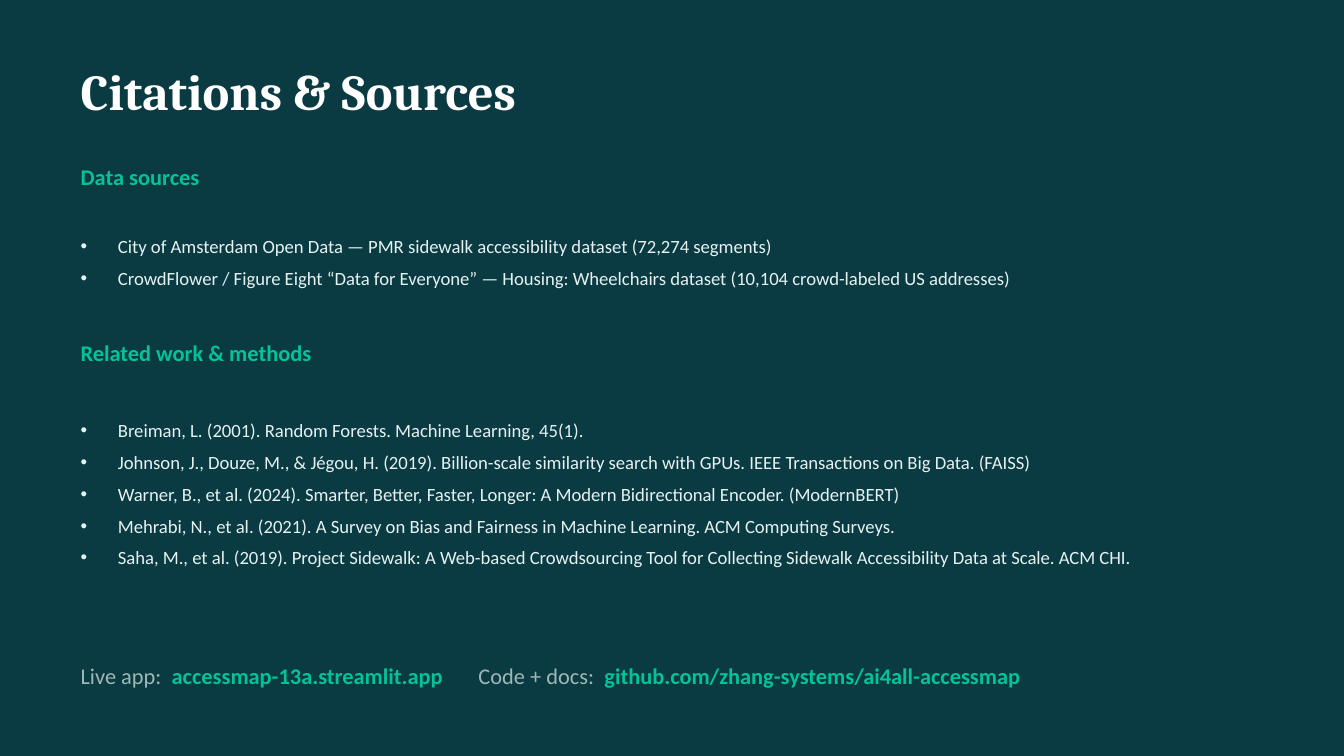
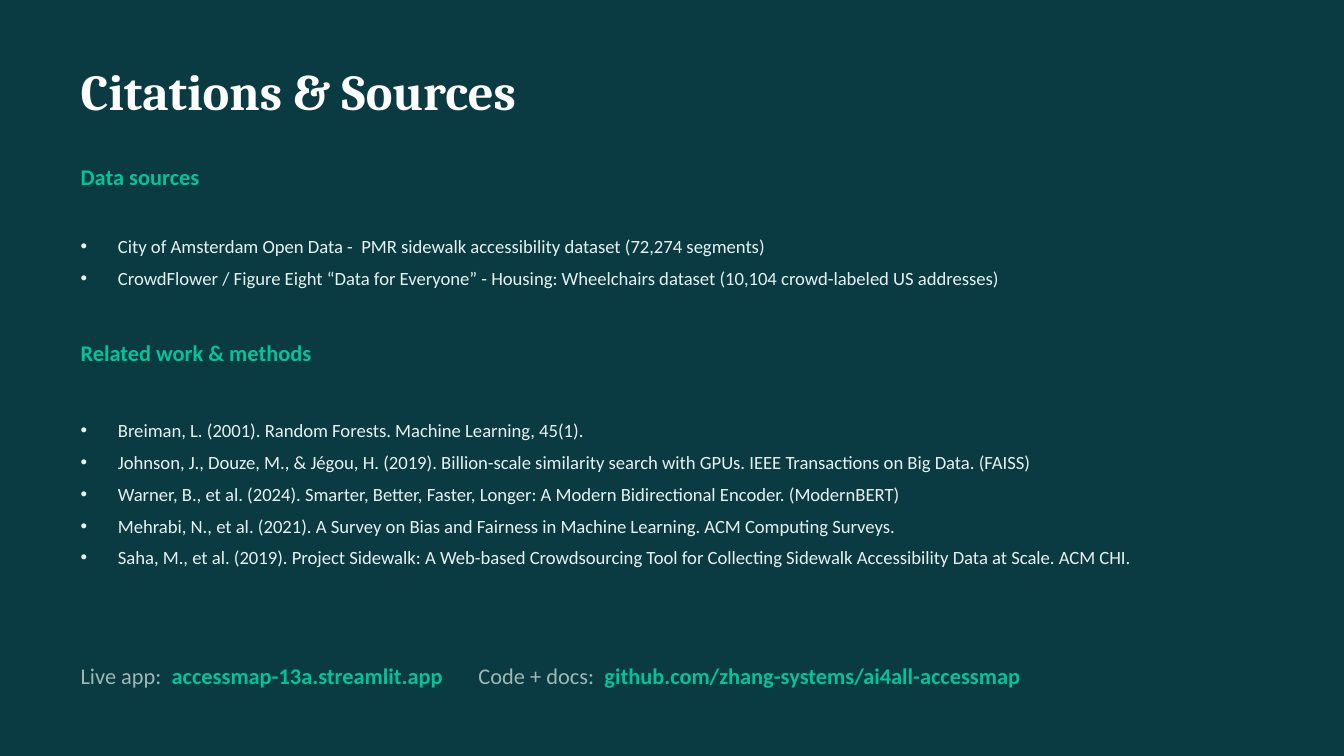
Before and after one commit to zhang-systems/ai4all-accessmap, a slide deck: slide 16 of reports/AccessMap_Final_Presentation.pptx. Drawn at 1344x756 pixels with LibreOffice and Linux fonts; fonts in the diff are those of the drawing. Boxes give left, top, right and bottom in pixels: in the first picture for what was removed or moved away, otherwise in the second. Text is boxed around its words. In the diff, an @@ line names an element or a change of style, - is before the commit and + after.

```diff
--- a/reports/AccessMap_Final_Presentation.pptx
+++ b/reports/AccessMap_Final_Presentation.pptx
@@ text at (118, 239, 999, 288): text changed @@
-• City of Amsterdam Open Data — PMR sidewalk accessibility dataset (72,274 segments)
-• CrowdFlower / Figure Eight “Data for Everyone” — Housing: Wheelchairs dataset (10,104 crowd-labeled US addresses)
+• City of Amsterdam Open Data - PMR sidewalk accessibility dataset (72,274 segments)
+• CrowdFlower / Figure Eight “Data for Everyone” - Housing: Wheelchairs dataset (10,104 crowd-labeled US addresses)
```
Also in this commit, not shown: 12 other slides changed, 1 other file.
